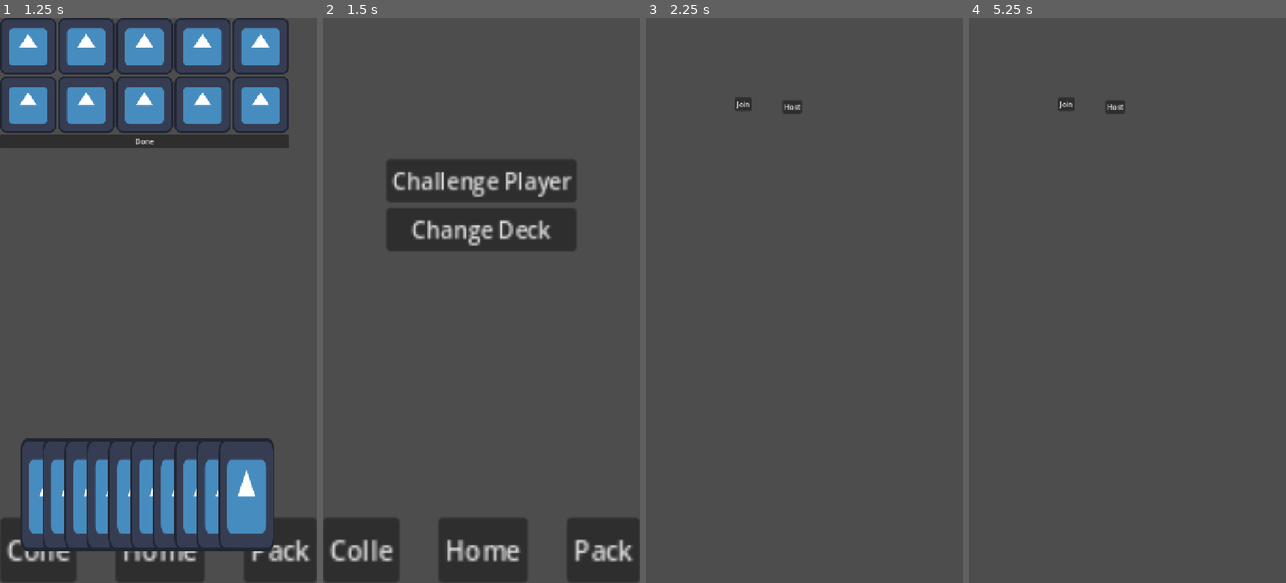
Above: before the commit, frames 1-4 (left to right).
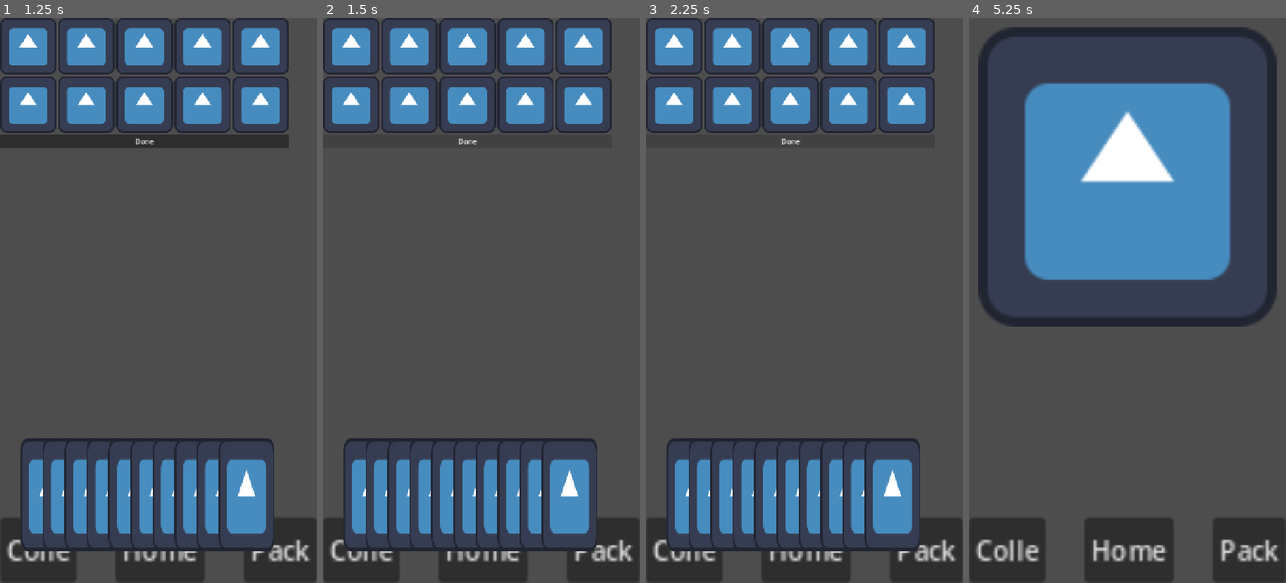
Above: after the commit, the same moments.

Repository: Simon-Kahre/nTCG
Game: Godot game, scene res://scenes/testingEnv.tscn
Two runs of this game, one before a commit and one after it. Both use one fixed random seed, a clock stepped at 60 frames per second and the inputs below. The engine's default icon, where the game draws it, is replaced by a stand-in: a white triangle on a blue panel in a dark square.
Inputs (mouse positions are in pixels of both pictures, inside the frame that each line leads up to):
- Up to frame 1 (1.25 s): click "Change Deck" at 0.5 s
- Up to frame 2 (1.5 s): click "Done" at 1.25 s
- Up to frame 3 (2.25 s): click "Challenge Player" (after the commit: "Done") at 2 s
- Up to frame 4 (5.25 s): click (1007, 549) at 2.75 s, where only the run after the commit has a clickable "Colle"; click (1130, 549) at 3.5 s, where only the run after the commit has a clickable "Home"; click (1247, 549) at 4.25 s, where only the run after the commit has a clickable "Pack"; click (1127, 176) at 5.02 s

Frame 1 is identical in both runs. In frame 2, 28% of the frame differs, in the area x 0-92%, y 0-95%; in frame 3, 24%; in frame 4, 36%, in the area x 0-100%, y 1-100%.

Commit message:
Fix system so enough cards need to be in the deck

Diff:
--- a/trading-card-game/scripts/deck_builder.gd
+++ b/trading-card-game/scripts/deck_builder.gd
@@ -26,7 +26,7 @@
 	for card in $VBoxContainer/GridContainer.get_children():
 		if not card is BasicCard:
 			print("Too few cards in deck")
-			#enoughCards = false
+			enoughCards = false
 			break
 		else:
 			var packedScene = load(card.scenePath)
@@ -99,8 +99,6 @@
 			draggedCard.free()
 
 			center_cards()
-
-			#overSlot.get_parent().get_child(1).update_score()
 		else:
 			draggedCard.position = orgPos
 		draggedCard = null
